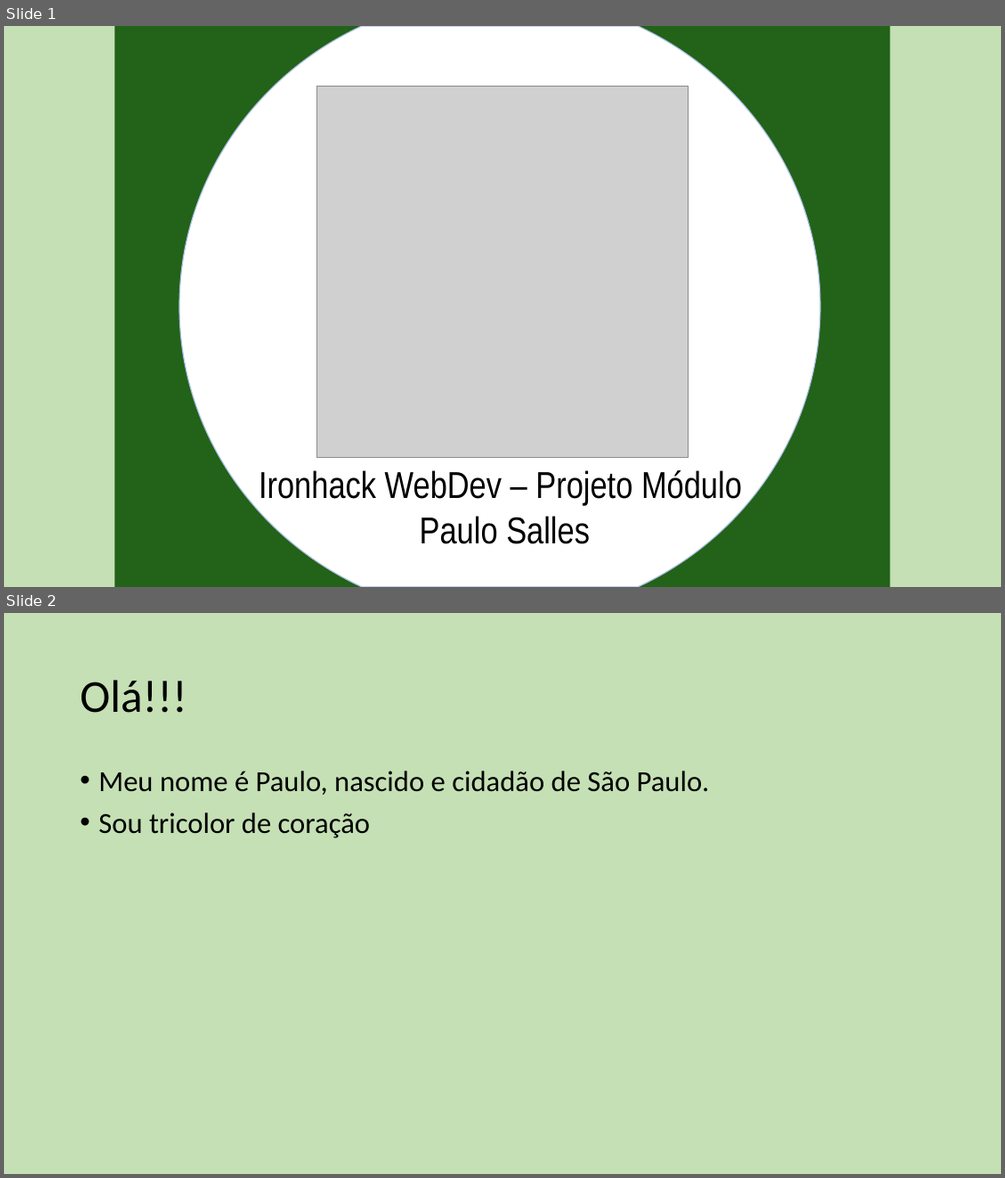
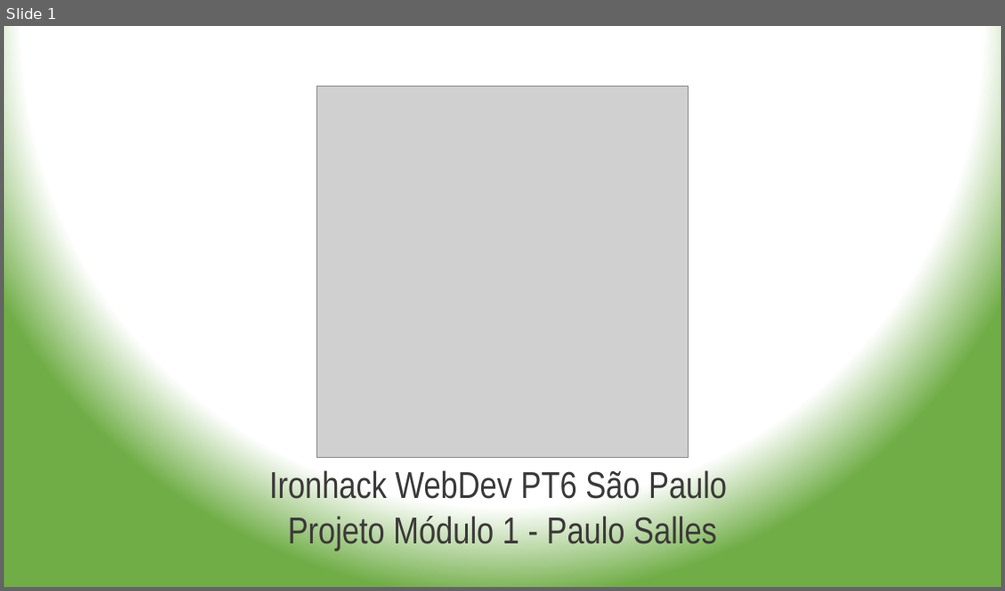
Before and after one commit to plsalles/project-module-1-truco, a slide deck: Presentation.pptx. Shown one above the other, each under a label of ours: slides 1 and 2 before the commit, slide 1 after it. The pictures are 1005x1178 and 1005x591 pixels, drawn with LibreOffice and Linux fonts; fonts in the diff are those of the drawing; grey boxes stand for pictures; background and template pictures are left out. Boxes give left, top, right and bottom in pixels: in the first picture for what was removed or moved away, otherwise in the second. Text is boxed around its words. In the diff, an @@ line names an element or a change of style, - is before the commit and + after.

```diff
--- a/Presentation.pptx
+++ b/Presentation.pptx
@@ slide 2 removed at box(4, 613, 1001, 1174), background #C5E0B4 @@
@@ title removed at box(80, 680, 186, 713) @@
-Olá!!!
@@ text removed at box(98, 771, 710, 838) @@
-• Meu nome é Paulo, nascido e cidadão de São Paulo.
-• Sou tricolor de coração
@@ slide 1 changed as well @@
@@ background picture (left out) to gradient #FFFFFF to #70AD47 @@
@@ rectangle removed at box(114, 26, 890, 587) @@
@@ freeform shape removed at box(179, 26, 821, 587) @@
@@ text at box(269, 467, 727, 551): text changed; text colour #000000 to #3B3838 @@
-Ironhack WebDev – Projeto Módulo
-Paulo Salles
+Ironhack WebDev PT6 São Paulo
+Projeto Módulo 1 - Paulo Salles
```
Also in this commit, not shown: 4 other slides changed, 3 slides added, 2 other files.
